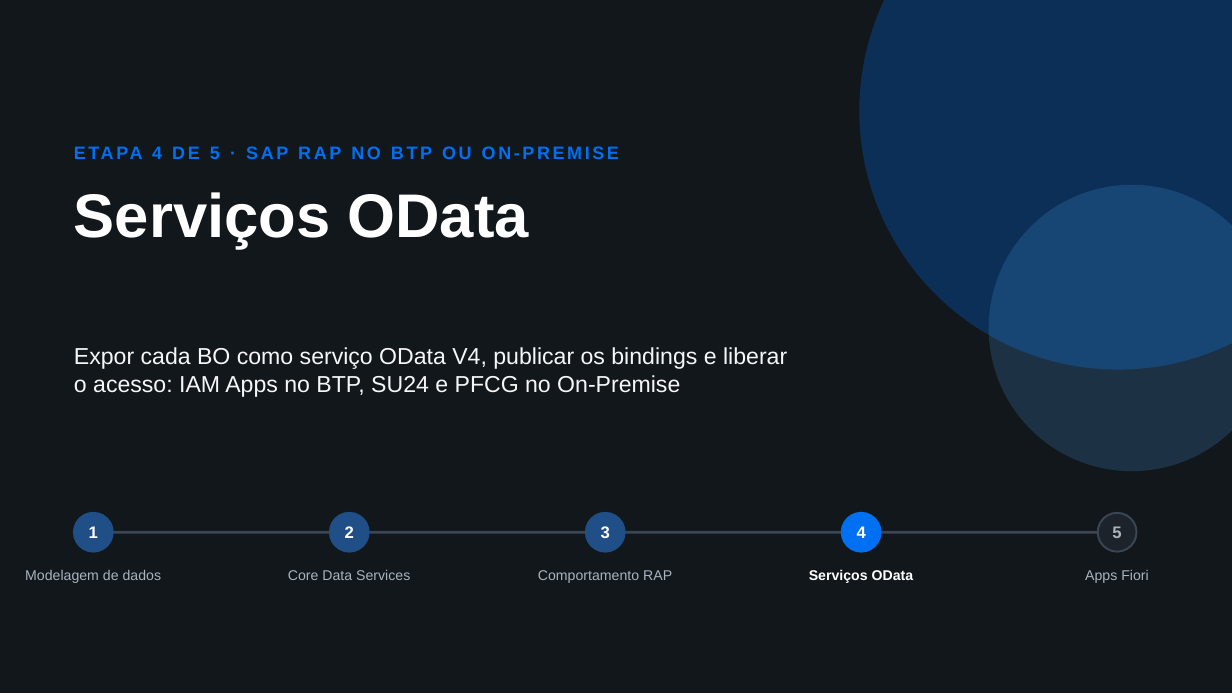
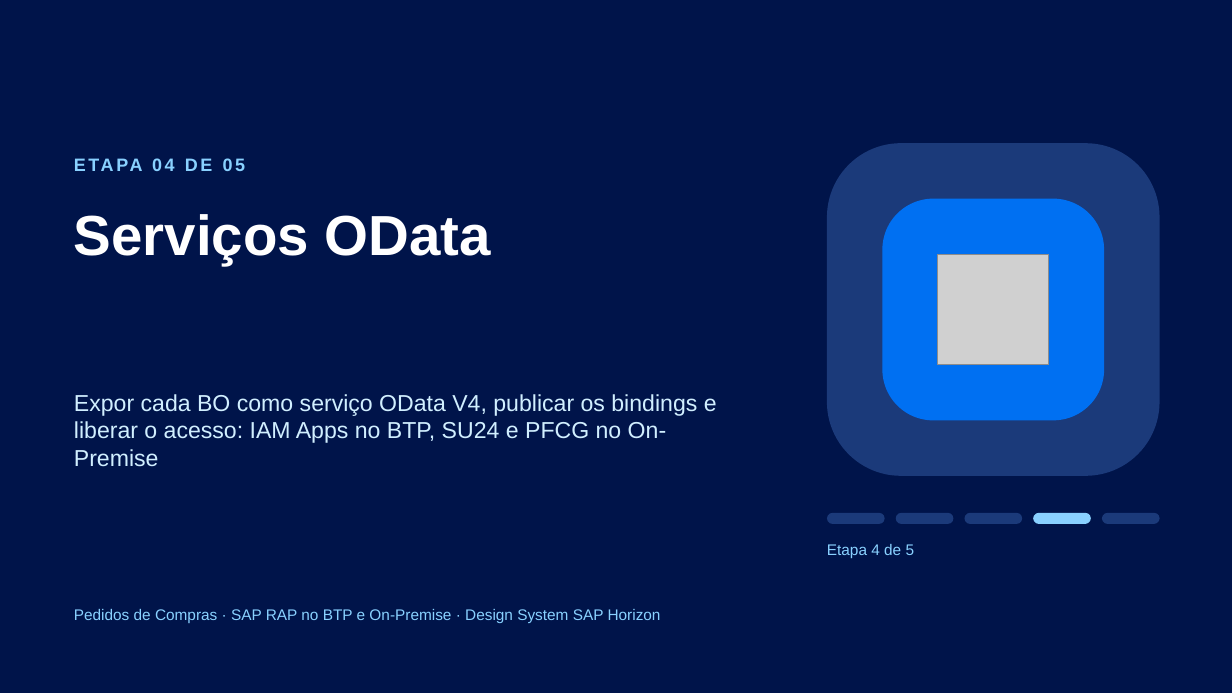
Before and after one commit to AdrianoBispo/sap-abap-rap-pedidos-de-compras-app, a slide deck: slide 1 of docs/apresentacoes/04-servicos-odata.pptx. Drawn at 1232x693 pixels with LibreOffice and Linux fonts; fonts in the diff are those of the drawing; grey boxes stand for pictures. Boxes give left, top, right and bottom in pixels: in the first picture for what was removed or moved away, otherwise in the second. Text is boxed around its words. In the diff, an @@ line names an element or a change of style, - is before the commit and + after.

```diff
--- a/docs/apresentacoes/04-servicos-odata.pptx
+++ b/docs/apresentacoes/04-servicos-odata.pptx
@@ background #12171C to #00144A @@
@@ ellipse removed at [860, 0, 1232, 370] @@
@@ text at [152, 146, 220, 159]: text changed; text colour #0070F2 to #89D1FF @@
-ETAPA 4 DE 5 · SAP RAP NO BTP OU ON-PREMISE
+ETAPA 04 DE 05
@@ rounded rectangle added at [827, 143, 1160, 476], fill #1B3A7A @@
@@ title "Serviços OData": place and size @@
-title "Serviços OData" at [74, 192, 529, 248]
+title "Serviços OData" at [74, 214, 491, 265]
@@ title "Serviços OData" at [74, 214, 491, 265]: size 48 to 44 pt @@
@@ rounded rectangle added at [883, 199, 1104, 421], fill #0070F2 @@
@@ ellipse removed at [989, 185, 1232, 471] @@
@@ picture added at [938, 254, 1049, 365] @@
@@ text "Expor cada BO como serviço ...": place and size @@
-text "Expor cada BO como serviço ..." at [74, 347, 787, 397]
+text "Expor cada BO como serviço ..." at [74, 394, 717, 467]
@@ text "Expor cada BO como serviço ..." at [74, 394, 717, 467]: text colour #F5F6F7 to #D1EFFF @@
@@ ellipse removed at [74, 513, 113, 552] @@
-1
@@ line removed from (93, 532) to (1117, 532) @@
@@ ellipse removed at [330, 513, 369, 552] @@
-2
@@ ellipse removed at [586, 513, 625, 552] @@
-3
@@ text "Etapa 4 de 5": place and size @@
-text "Etapa 4 de 5" at [842, 513, 881, 552]
+text "Etapa 4 de 5" at [827, 544, 915, 558]
@@ text "Etapa 4 de 5" at [827, 544, 915, 558]: fill #0070F2 to none; outline #0070F2 1.5 pt to none @@
@@ rounded rectangle added at [827, 513, 884, 524], fill #1B3A7A @@
@@ rounded rectangle added at [896, 513, 953, 524], fill #1B3A7A @@
@@ rounded rectangle added at [965, 513, 1022, 524], fill #1B3A7A @@
@@ rounded rectangle added at [1033, 513, 1091, 524], fill #89D1FF @@
@@ ellipse removed at [1098, 513, 1137, 552] @@
-5
@@ rounded rectangle added at [1103, 513, 1160, 524], fill #1B3A7A @@
@@ text removed at [809, 569, 914, 583] @@
-Serviços OData
@@ text at [827, 544, 915, 558]: text changed; size 13 to 12 pt; text colour #FFFFFF to #89D1FF; bold off @@
-4
+Etapa 4 de 5
@@ text removed at [25, 570, 162, 583] @@
-Modelagem de dados
@@ text removed at [288, 570, 410, 580] @@
-Core Data Services
@@ text removed at [538, 570, 672, 583] @@
-Comportamento RAP
@@ text removed at [1085, 570, 1148, 583] @@
-Apps Fiori
@@ text added at [74, 609, 661, 623], 12 pt, text #89D1FF @@
+Pedidos de Compras · SAP RAP no BTP e On-Premise · Design System SAP Horizon
```
Also in this commit, not shown: 7 other slides changed, 4 other files.
